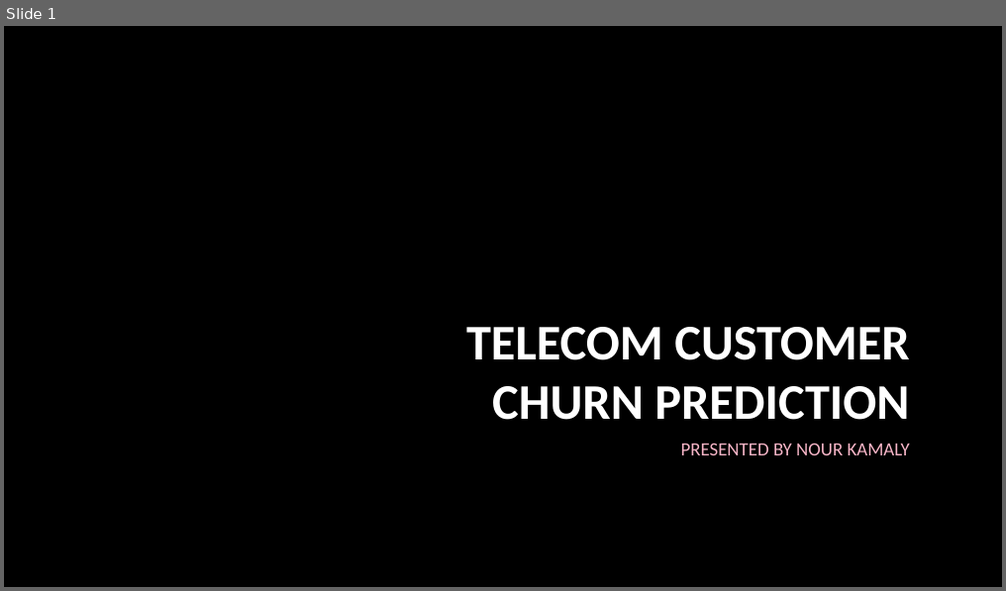
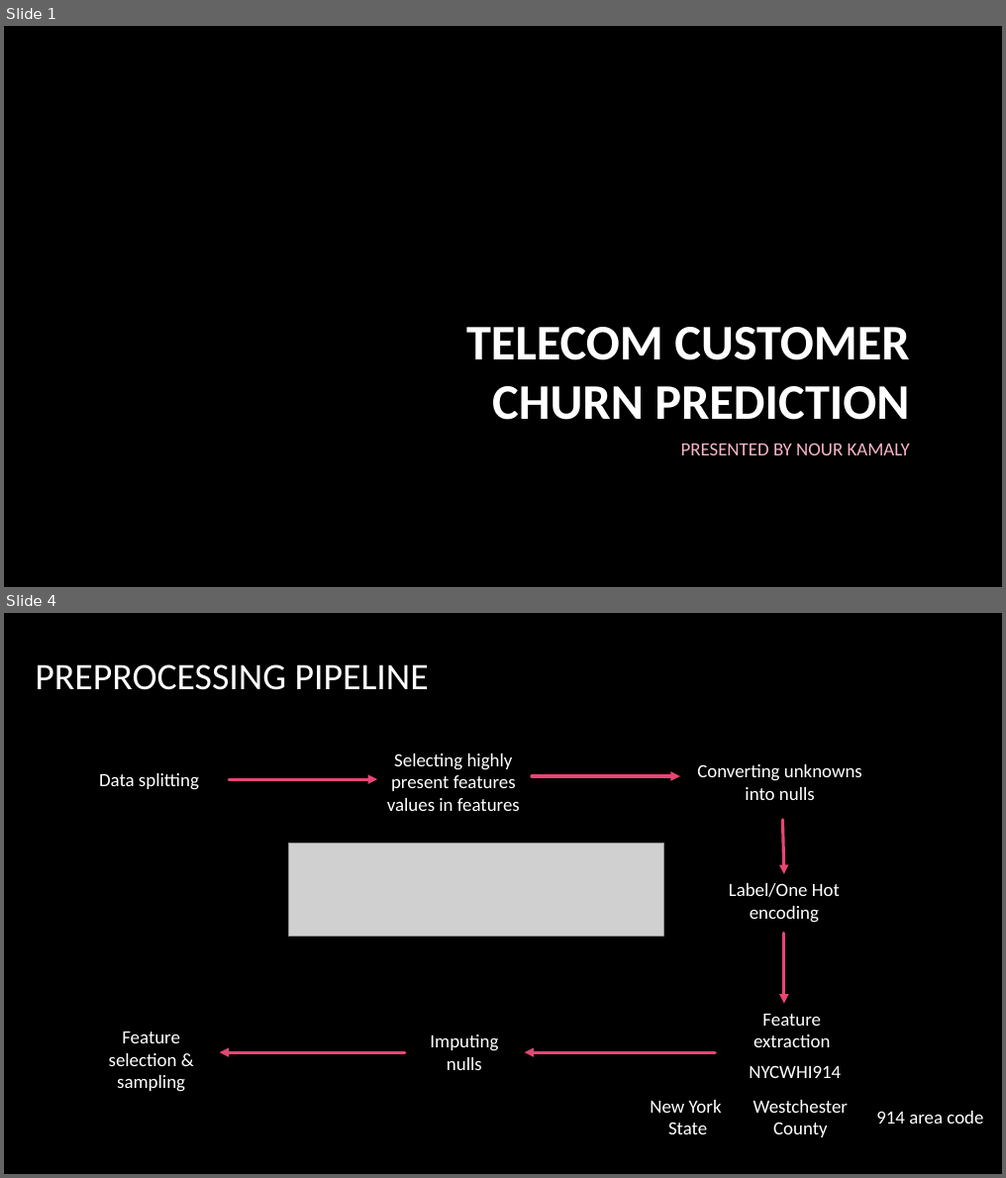
Before and after one commit to NourKamaly/TelecomCustomerChurnPrediction, a slide deck: 6. Documentation/Telecom Customer Churn Prediction.pptx. Shown one above the other, each under a label of ours: slide 1 before the commit, slides 1 and 4 after it; the slides between them are not shown. The pictures are 1006x591 and 1006x1178 pixels, drawn with LibreOffice and Linux fonts; fonts in the diff are those of the drawing; grey boxes stand for pictures; background and template pictures are left out. Boxes give left, top, right and bottom in pixels: in the first picture for what was removed or moved away, otherwise in the second. Text is boxed around its words. In the diff, an @@ line names an element or a change of style, - is before the commit and + after.

```diff
--- a/6. Documentation/Telecom Customer Churn Prediction.pptx
+++ b/6. Documentation/Telecom Customer Churn Prediction.pptx
@@ slide 4 added at <box>4,613,1002,1174</box>, background picture (left out) @@
@@ title added at <box>35,664,429,690</box>, 36 pt, text #FFFFFF @@
+PREPROCESSING PIPELINE
@@ text added at <box>387,754,520,811</box>, 18 pt, text #FFFFFF @@
+Selecting highly present features values in features
@@ text added at <box>99,773,199,790</box>, 18 pt, text #FFFFFF @@
+Data splitting
@@ arrow added from (230, 779) to (377, 779), #E84574 3 pt @@
@@ arrow added from (532, 776) to (680, 776), #E84574 3 pt @@
@@ text added at <box>697,764,862,800</box>, 18 pt, text #FFFFFF @@
+Converting unknowns into nulls
@@ arrow added from (782, 820) to (784, 874), #E84574 3 pt @@
@@ picture added at <box>289,843,664,936</box> @@
@@ text added at <box>729,883,840,923</box>, 18 pt, text #FFFFFF @@
+Label/One Hot encoding
@@ arrow added from (784, 934) to (784, 1004), #E84574 3 pt @@
@@ text added at <box>753,1014,830,1048</box>, 18 pt, text #FFFFFF @@
+Feature extraction
@@ text added at <box>109,1032,185,1092</box>, 18 pt, text #FFFFFF @@
+Feature selection & sampling
@@ arrow added from (405, 1053) to (220, 1053), #E84574 3 pt @@
@@ text added at <box>430,1035,498,1070</box>, 18 pt, text #FFFFFF @@
+Imputing nulls
@@ arrow added from (715, 1053) to (525, 1053), #E84574 3 pt @@
@@ text added at <box>748,1065,841,1078</box>, 18 pt, text #FFFFFF @@
+NYCWHI914
@@ text added at <box>649,1100,722,1135</box>, 18 pt, text #FFFFFF @@
+New York
+State
@@ text added at <box>753,1100,847,1138</box>, 18 pt, text #FFFFFF @@
+Westchester County
@@ text added at <box>876,1111,983,1124</box>, 18 pt, text #FFFFFF @@
+914 area code
```
Also in this commit, not shown: 7 other slides added, 5 slides removed.
